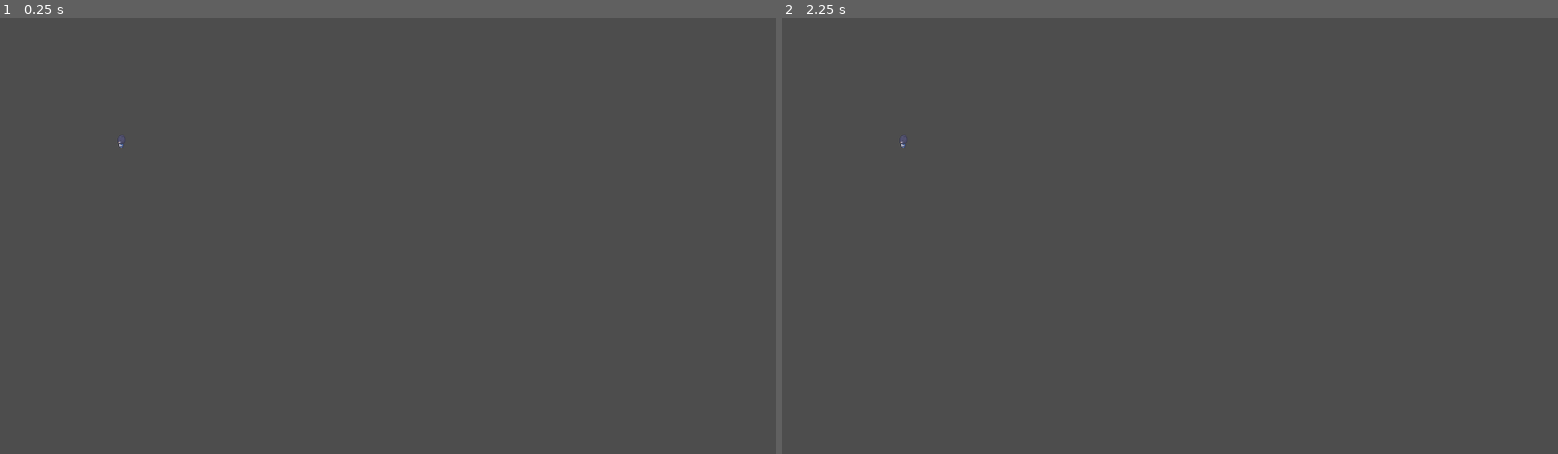
Above: before the commit, frames 1-2 (left to right).
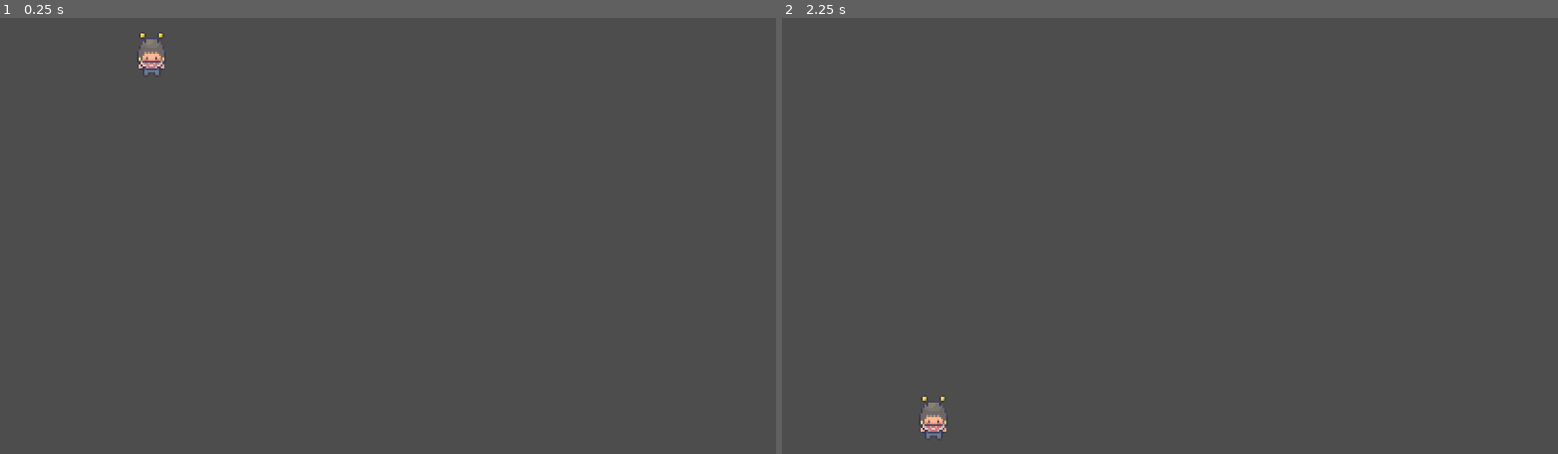
Above: after the commit, the same moments.

Repository: CamComDuck/TapTheDucks
Game: Godot game, scene res://level/level.tscn
Same seed, same stepped clock (60 frames per second), same inputs: the game is played once before the commit and once after it.
Inputs:
- Up to frame 1 (0.25 s): no input
- Up to frame 2 (2.25 s): tap Enter at 0.5, 2 s; hold W (move_up, bound only after the commit) 0.53-1.28 s; tap Space at 1.25 s; hold S (move_down, bound only after the commit) 1.28-2.03 s; hold W (move_up, bound only after the commit) from 2.03 s (still down)

The runs differ from the first frame. In frame 1, 0.2% of the frame differs, in the area x 15-22%, y 3-30%; in frame 2, 0.2%.

Commit message:
Add player movement based on set markers

Diff:
--- a/project/level/level.gd
+++ b/project/level/level.gd
@@ -1,7 +1,25 @@
 extends Node2D
 
+var _lane_positions := []
+
+@onready var lane_position_1: Marker2D = $LanePosition1
+@onready var lane_position_2: Marker2D = $LanePosition2
+@onready var lane_position_3: Marker2D = $LanePosition3
+@onready var lane_position_4: Marker2D = $LanePosition4
+@onready var player: CharacterBody2D = $Player
+
+
 func _ready() -> void:
-	var new_duck = load("res://duck/duck.tscn").instantiate()
-	new_duck.set_script(load("res://duck/duck_basic.gd"))
-	get_parent().add_child.call_deferred(new_duck)
-	new_duck.global_position = Vector2i(200, 200)
+	#var new_duck = load("res://duck/duck.tscn").instantiate()
+	#new_duck.set_script(load("res://duck/duck_basic.gd"))
+	#get_parent().add_child.call_deferred(new_duck)
+	#new_duck.global_position = Vector2i(200, 200)
+	_lane_positions.append(lane_position_1)
+	_lane_positions.append(lane_position_2)
+	_lane_positions.append(lane_position_3)
+	_lane_positions.append(lane_position_4)
+	player.global_position = _lane_positions[0].global_position
+
+
+func _on_player_lane_changed(new_lane: int) -> void:
+	player.global_position = _lane_positions[new_lane - 1].global_position
--- a/project/level/level.tscn
+++ b/project/level/level.tscn
@@ -1,6 +1,27 @@
-[gd_scene load_steps=2 format=3 uid="uid://cn0j1vav3mt3r"]
+[gd_scene load_steps=3 format=3 uid="uid://cn0j1vav3mt3r"]
 
 [ext_resource type="Script" path="res://level/level.gd" id="1_b81hx"]
+[ext_resource type="PackedScene" uid="uid://3f2ol0bm2jjt" path="res://player/player.tscn" id="2_8qaat"]
 
 [node name="Level" type="Node2D"]
 script = ExtResource("1_b81hx")
+
+[node name="LanePosition1" type="Marker2D" parent="."]
+position = Vector2(250, 50)
+gizmo_extents = 50.0
+
+[node name="LanePosition2" type="Marker2D" parent="."]
+position = Vector2(250, 250)
+gizmo_extents = 50.0
+
+[node name="LanePosition3" type="Marker2D" parent="."]
+position = Vector2(250, 450)
+gizmo_extents = 50.0
+
+[node name="LanePosition4" type="Marker2D" parent="."]
+position = Vector2(250, 650)
+gizmo_extents = 50.0
+
+[node name="Player" parent="." instance=ExtResource("2_8qaat")]
+
+[connection signal="lane_changed" from="Player" to="." method="_on_player_lane_changed"]
--- /dev/null
+++ b/project/player/player.gd
@@ -0,0 +1,18 @@
+extends CharacterBody2D
+
+signal lane_changed (new_lane : int)
+
+var _lane := 1
+
+func _physics_process(_delta: float) -> void:
+	if Input.is_action_just_pressed("move_up"):
+		_lane -= 1
+		if _lane == 0:
+			_lane = 4
+		lane_changed.emit(_lane)
+
+	elif Input.is_action_just_pressed("move_down"):
+		_lane += 1
+		if _lane == 5:
+			_lane = 1
+		lane_changed.emit(_lane)
--- a/project/player/player.tscn
+++ b/project/player/player.tscn
@@ -1,3 +1,70 @@
-[gd_scene format=3 uid="uid://3f2ol0bm2jjt"]
+[gd_scene load_steps=11 format=3 uid="uid://3f2ol0bm2jjt"]
+
+[ext_resource type="Script" path="res://player/player.gd" id="1_50gqq"]
+[ext_resource type="Texture2D" uid="uid://brv6pf8hv0r67" path="res://player/player_TEMP.png" id="2_g4qyt"]
+
+[sub_resource type="AtlasTexture" id="AtlasTexture_ua6rq"]
+atlas = ExtResource("2_g4qyt")
+region = Rect2(864, 96, 48, 96)
+
+[sub_resource type="AtlasTexture" id="AtlasTexture_701ac"]
+atlas = ExtResource("2_g4qyt")
+region = Rect2(912, 96, 48, 96)
+
+[sub_resource type="AtlasTexture" id="AtlasTexture_8d3vr"]
+atlas = ExtResource("2_g4qyt")
+region = Rect2(960, 96, 48, 96)
+
+[sub_resource type="AtlasTexture" id="AtlasTexture_pg05i"]
+atlas = ExtResource("2_g4qyt")
+region = Rect2(1008, 96, 48, 96)
+
+[sub_resource type="AtlasTexture" id="AtlasTexture_jehox"]
+atlas = ExtResource("2_g4qyt")
+region = Rect2(1056, 96, 48, 96)
+
+[sub_resource type="AtlasTexture" id="AtlasTexture_c2tcc"]
+atlas = ExtResource("2_g4qyt")
+region = Rect2(1104, 96, 48, 96)
+
+[sub_resource type="SpriteFrames" id="SpriteFrames_5avk2"]
+animations = [{
+"frames": [{
+"duration": 1.0,
+"texture": SubResource("AtlasTexture_ua6rq")
+}, {
+"duration": 1.0,
+"texture": SubResource("AtlasTexture_701ac")
+}, {
+"duration": 1.0,
+"texture": SubResource("AtlasTexture_8d3vr")
+}, {
+"duration": 1.0,
+"texture": SubResource("AtlasTexture_pg05i")
+}, {
+"duration": 1.0,
+"texture": SubResource("AtlasTexture_jehox")
+}, {
+"duration": 1.0,
+"texture": SubResource("AtlasTexture_c2tcc")
+}],
+"loop": true,
+"name": &"default",
+"speed": 5.0
+}]
+
+[sub_resource type="CapsuleShape2D" id="CapsuleShape2D_exi88"]
+radius = 23.0
+height = 80.0
 
 [node name="Player" type="CharacterBody2D"]
+script = ExtResource("1_50gqq")
+
+[node name="AnimatedSprite2D" type="AnimatedSprite2D" parent="."]
+sprite_frames = SubResource("SpriteFrames_5avk2")
+frame = 4
+frame_progress = 0.852407
+
+[node name="CollisionShape2D" type="CollisionShape2D" parent="."]
+position = Vector2(0, 10)
+shape = SubResource("CapsuleShape2D_exi88")
--- a/project/project.godot
+++ b/project/project.godot
@@ -30,3 +30,30 @@
 "res://player/": "yellow",
 "res://title/": "orange"
 }
+
+[input]
+
+move_up={
+"deadzone": 0.5,
+"events": [Object(InputEventKey,"resource_local_to_scene":false,"resource_name":"","device":-1,"window_id":0,"alt_pressed":false,"shift_pressed":false,"ctrl_pressed":false,"meta_pressed":false,"pressed":false,"keycode":0,"physical_keycode":87,"key_label":0,"unicode":119,"location":0,"echo":false,"script":null)
+, Object(InputEventKey,"resource_local_to_scene":false,"resource_name":"","device":-1,"window_id":0,"alt_pressed":false,"shift_pressed":false,"ctrl_pressed":false,"meta_pressed":false,"pressed":false,"keycode":0,"physical_keycode":4194320,"key_label":0,"unicode":0,"location":0,"echo":false,"script":null)
+]
+}
+move_down={
+"deadzone": 0.5,
+"events": [Object(InputEventKey,"resource_local_to_scene":false,"resource_name":"","device":-1,"window_id":0,"alt_pressed":false,"shift_pressed":false,"ctrl_pressed":false,"meta_pressed":false,"pressed":false,"keycode":0,"physical_keycode":83,"key_label":0,"unicode":115,"location":0,"echo":false,"script":null)
+, Object(InputEventKey,"resource_local_to_scene":false,"resource_name":"","device":-1,"window_id":0,"alt_pressed":false,"shift_pressed":false,"ctrl_pressed":false,"meta_pressed":false,"pressed":false,"keycode":0,"physical_keycode":4194322,"key_label":0,"unicode":0,"location":0,"echo":false,"script":null)
+]
+}
+interact_left={
+"deadzone": 0.5,
+"events": [Object(InputEventKey,"resource_local_to_scene":false,"resource_name":"","device":-1,"window_id":0,"alt_pressed":false,"shift_pressed":false,"ctrl_pressed":false,"meta_pressed":false,"pressed":false,"keycode":0,"physical_keycode":65,"key_label":0,"unicode":97,"location":0,"echo":false,"script":null)
+, Object(InputEventKey,"resource_local_to_scene":false,"resource_name":"","device":-1,"window_id":0,"alt_pressed":false,"shift_pressed":false,"ctrl_pressed":false,"meta_pressed":false,"pressed":false,"keycode":0,"physical_keycode":4194319,"key_label":0,"unicode":0,"location":0,"echo":false,"script":null)
+]
+}
+interact_right={
+"deadzone": 0.5,
+"events": [Object(InputEventKey,"resource_local_to_scene":false,"resource_name":"","device":-1,"window_id":0,"alt_pressed":false,"shift_pressed":false,"ctrl_pressed":false,"meta_pressed":false,"pressed":false,"keycode":0,"physical_keycode":68,"key_label":0,"unicode":100,"location":0,"echo":false,"script":null)
+, Object(InputEventKey,"resource_local_to_scene":false,"resource_name":"","device":-1,"window_id":0,"alt_pressed":false,"shift_pressed":false,"ctrl_pressed":false,"meta_pressed":false,"pressed":false,"keycode":0,"physical_keycode":4194321,"key_label":0,"unicode":0,"location":0,"echo":false,"script":null)
+]
+}
Binary file added: project/player/player_TEMP.png
Not shown, added: project/player/player_TEMP.png.import
